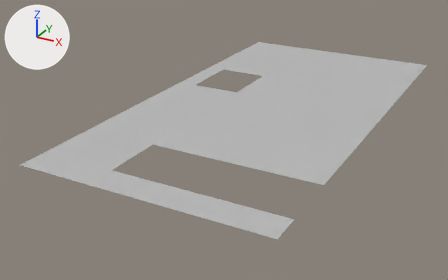
Two versions of the FBX model Assets/Art Assets/Meshes/Object_TempleRoof_06.fbx, one commit apart.
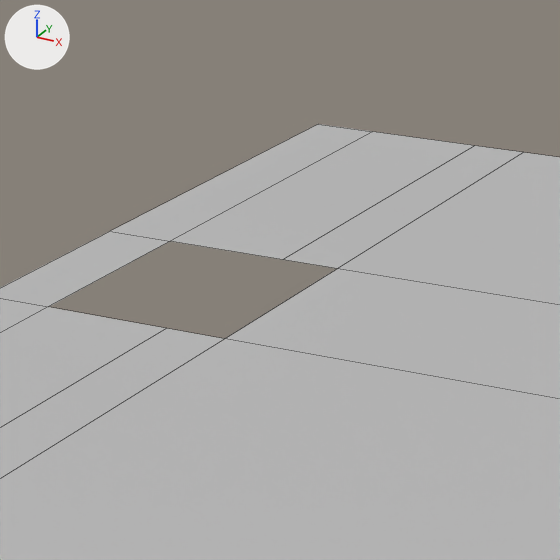
Each version appears first whole from a camera (50 mm lens) standing at (25.5, -53.2, 15.5) and looking at (6.0, -17.8, -2.3), and next in a close-up on the part from 41% to 70% of the width and 5% to 52% of the height. Arrows for +X, +Y and +Z are at upper left; the lights stay in place. The close-ups show mesh edges as thin lines. Where no turn or scale is listed for an object, it has been applied to the vertices.

The first close-up shows 'Object_TempleRoof_06'.
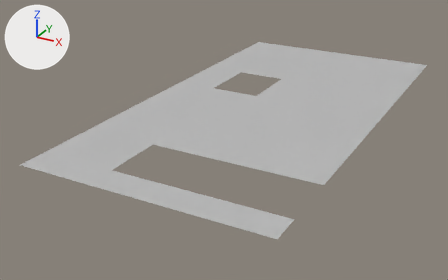
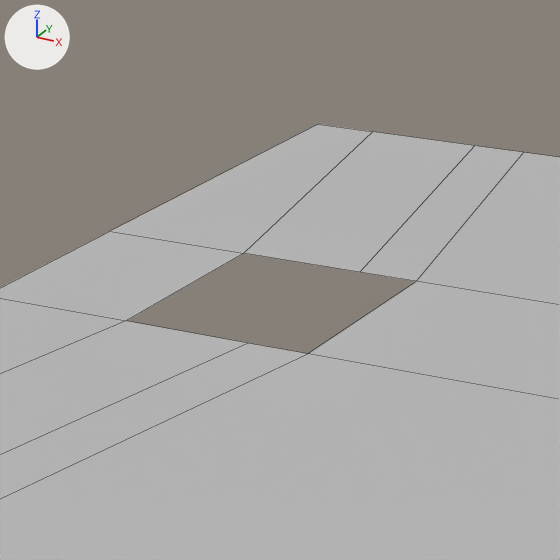
Pixel boxes (x1, y1, x2, y2) of what changed, in the close-ups (560 x 560 px; the box of a moved part takes in the faces that stretch with it):
part 1 of me_mesh, moved or reshaped: (0, 131, 557, 502) in both

The edits, one by one:
me_mesh has 30 vertices, 17 faces and spans x 0.0..16.0, y -31.0..0.0, z 0.0.
me_mesh is used by ob_object_templeroof_06; location (0.0, 0.0, 0.0).
Before the commit, vertices of me_mesh: 13 (5.0, -14.1, 0.0) at pixel (224, 338), 16 (5.0, -9.5, 0.0) at pixel (337, 268), 19 (3.8, -9.5, 0.0) at pixel (282, 259), 20 (3.8, -14.1, 0.0) at pixel (166, 328), 25 (1.4, -9.5, 0.0) at pixel (170, 241).
Before the commit, vertices of me_mesh: 26 (1.4, -14.1, 0.0) at pixel (48, 306).
Part 1, on me_mesh:
Vertices 13, 16, 19, 20, 25, 26 of me_mesh move by (1.6, 0.0, 0.0).
